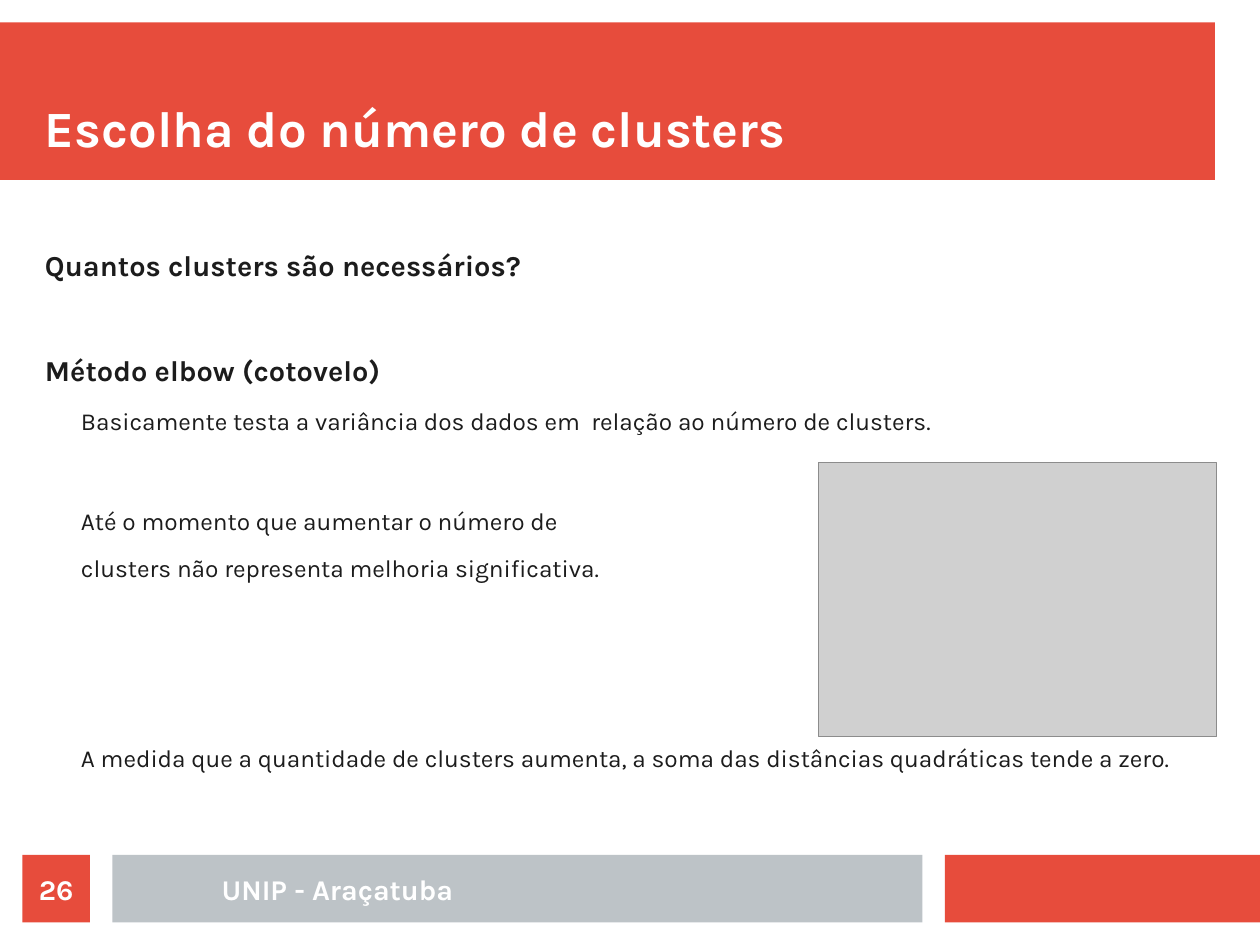
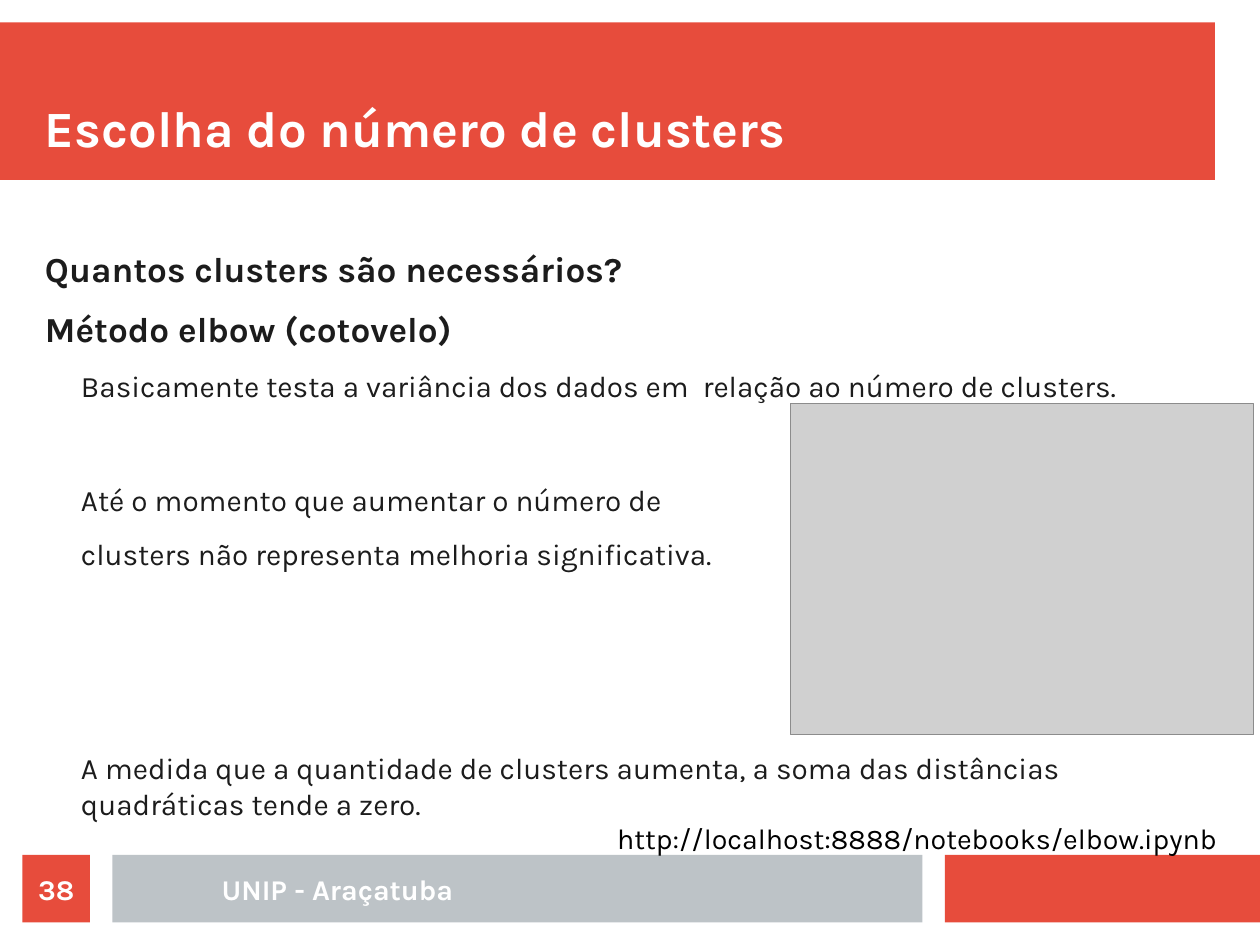
Before and after one commit to rafaelstojoao/pos-unip, a slide deck: slide 38 of [2020][modulo][Machine_Learning]/[aula]02[Agrupamento].odp (slide 26 before the commit). Drawn at 1260x945 pixels with LibreOffice and Linux fonts; fonts in the diff are those of the drawing; grey boxes stand for pictures. Boxes give left, top, right and bottom in pixels: in the first picture for what was removed or moved away, otherwise in the second. Text is boxed around its words. In the diff, an @@ line names an element or a change of style, - is before the commit and + after.

```diff
--- a/[2020][modulo][Machine_Learning]/[aula]02[Agrupamento].odp
+++ b/[2020][modulo][Machine_Learning]/[aula]02[Agrupamento].odp
@@ text "Quantos clusters são necessários?" at (45,254,1116,822): size 18.2 to 22.1 pt in "Quantos clusters são necessários?", "Método elbow (cotovelo)"; size 15.4 to 18.7 pt in "Basicamente testa a variância dos dados em ...", "Até o momento que aumentar o número ...", "clusters não representa melhoria significativa.", "A medida que a quantidade de clusters ..." @@
@@ picture: place and size @@
-picture at (819,463,1218,737)
+picture at (790,404,1253,735)
@@ text added at (617,828,1217,856), 18 pt, text #000000 @@
+http://localhost:8888/notebooks/elbow.ipynb
@@ page number at (38,881,74,901): text changed @@
-26
+38
```
Also in this commit, not shown: 11 other slides changed, 33 slides added, 24 slides removed, 1 other file.
